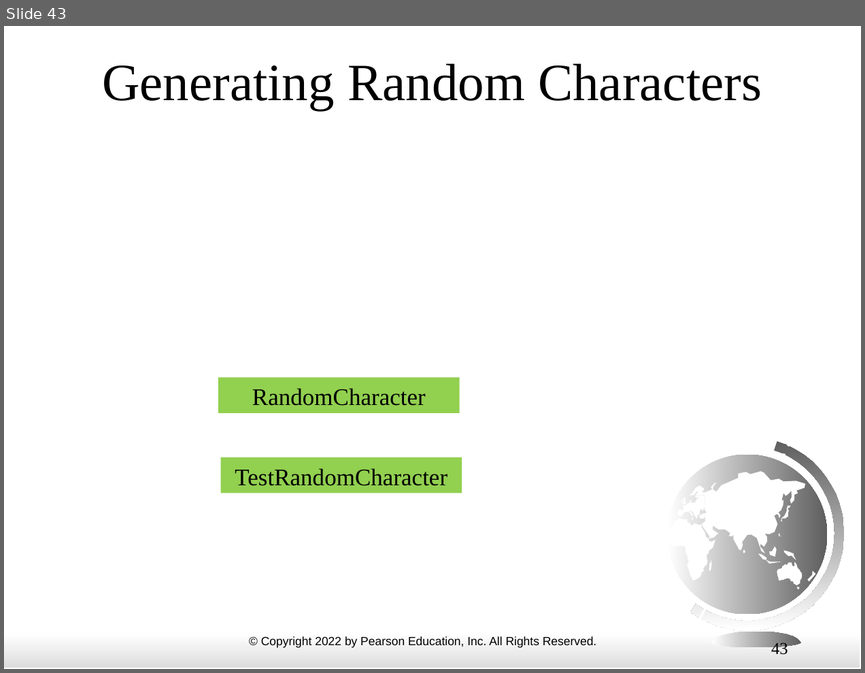
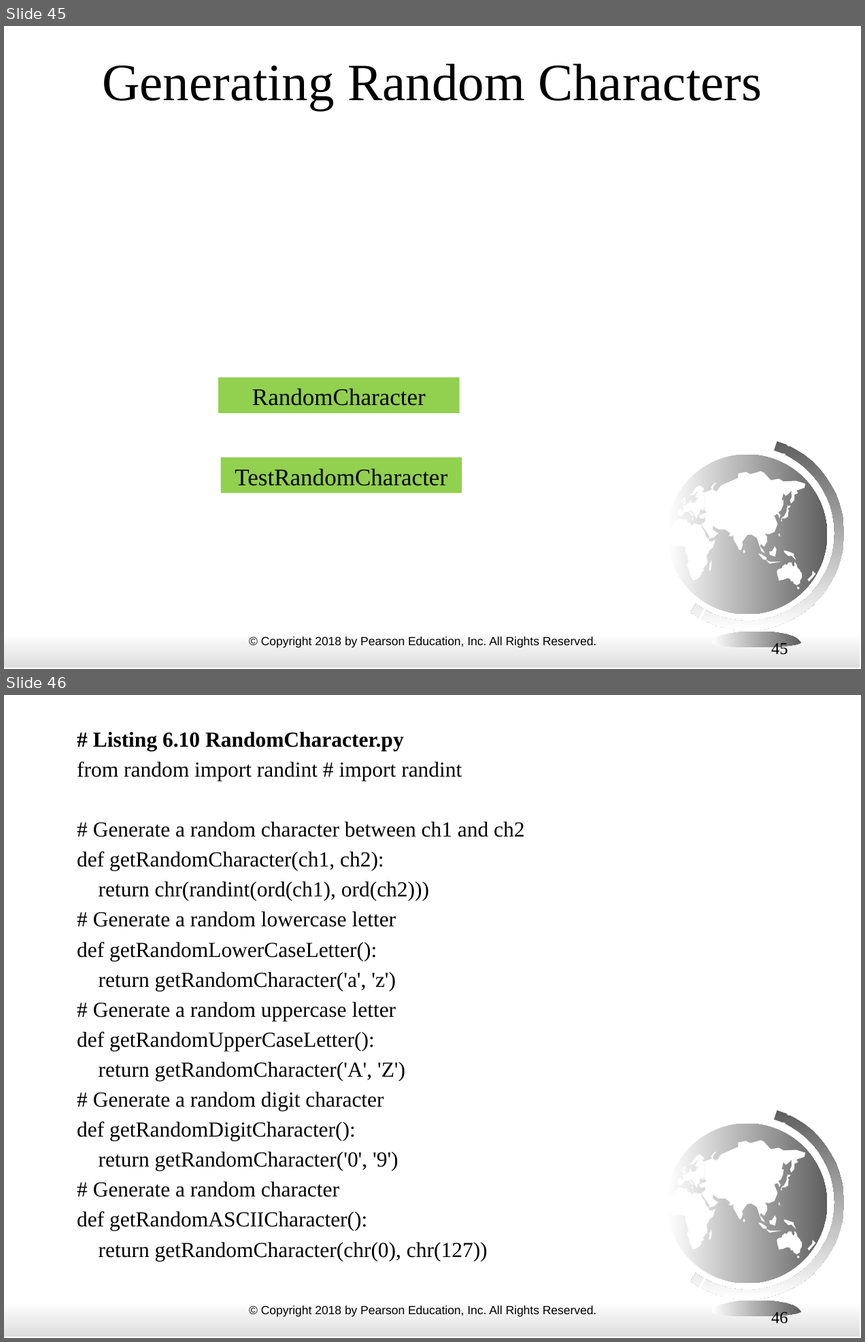
Before and after one commit to alp1991/ECE3_FALL24, a slide deck: ppt_slides/06 functions.pptx. Shown one above the other, each under a label of ours: slide 43 before the commit, slides 45 and 46 after it. The pictures are 865x673 and 865x1342 pixels, drawn with LibreOffice and Linux fonts; fonts in the diff are those of the drawing. Boxes give left, top, right and bottom in pixels: in the first picture for what was removed or moved away, otherwise in the second. Text is boxed around its words. In the diff, an @@ line names an element or a change of style, - is before the commit and + after.

```diff
--- a/ppt_slides/06 functions.pptx
+++ b/ppt_slides/06 functions.pptx
@@ slide 46 added at bbox=[4, 695, 861, 1338], background #FFFFFF; not listed: 26 template elements that a slide beside it also shows @@
@@ text added at bbox=[77, 732, 524, 1261], 18 pt, text #000000 @@
+# Listing 6.10 RandomCharacter.py
+from random import randint # import randint
+# Generate a random character between ch1 and ch2
+def getRandomCharacter(ch1, ch2):
+return chr(randint(ord(ch1), ord(ch2)))
+# Generate a random lowercase letter
+def getRandomLowerCaseLetter():
+return getRandomCharacter('a', 'z')
+# Generate a random uppercase letter
+def getRandomUpperCaseLetter():
+return getRandomCharacter('A', 'Z')
+# Generate a random digit character
+def getRandomDigitCharacter():
+return getRandomCharacter('0', '9')
+# Generate a random character
+def getRandomASCIICharacter():
+return getRandomCharacter(chr(0), chr(127))
@@ page number added at bbox=[771, 1311, 788, 1326], 14 pt, text #000000 @@
+46
@@ what was slide 43 is now slide 45 @@
@@ slide 45 changed as well @@
@@ text at bbox=[261, 636, 597, 648]: text changed @@
-© Copyright 2022 by Pearson Education, Inc. All Rights Reserved.
+© Copyright 2018 by Pearson Education, Inc. All Rights Reserved.
@@ page number at bbox=[771, 643, 788, 657]: text changed @@
-43
+45
```
Also in this commit, not shown: 55 other slides changed, 11 other slides added.
